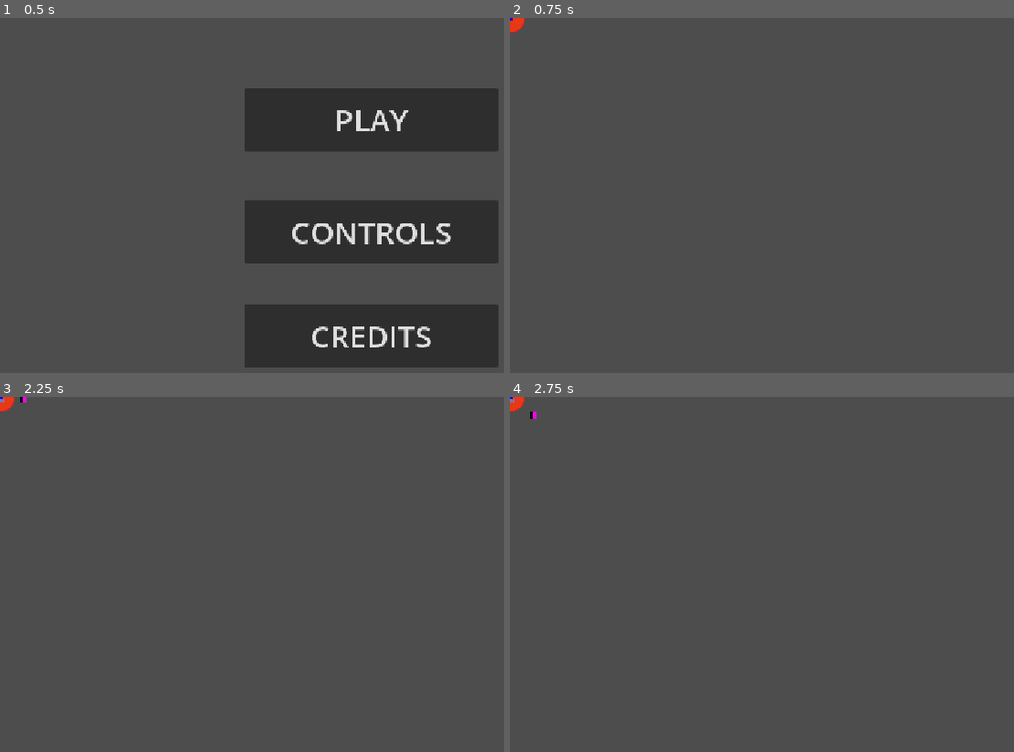
Above: before the commit, frames 1-4 (two rows, left to right).
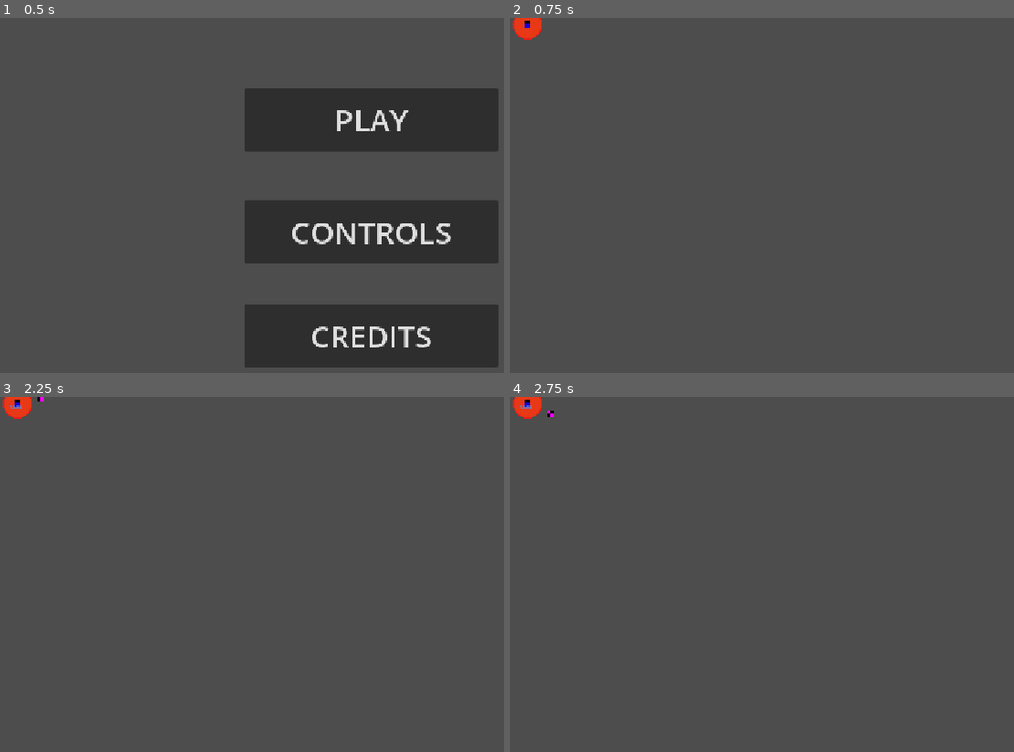
Above: after the commit, the same moments.

Repository: anqilique/GDGJam2-2025
Game: Godot game, scene res://Scenes/start_menu.tscn
The game is run twice, just before and just after one commit, with the same random seed, the same clock (stepped at 60 frames per second) and the same inputs.
Inputs (mouse positions are in pixels of both pictures, inside the frame that each line leads up to):
- Up to frame 1 (0.5 s): no input
- Up to frame 2 (0.75 s): click "PLAY" at 0.5 s
- Up to frame 3 (2.25 s): tap Enter at 1.25 s; move the mouse to (outside the picture) at 1.27 s; hold D (fire_cat_move_right) 1.28-2.03 s; click (outside the picture) at 1.35 s; tap Space (yarn_cat_pass_torch) at 2, 2.1 s; move the mouse to (216, 624) at 2.02 s; hold S (fire_cat_move_down) from 2.03 s (still down)
- Up to frame 4 (2.75 s): keep holding S (fire_cat_move_down)

Frame 1 is identical in both runs. In frame 2, 0.3% of the frame differs, in the area x 0-7%, y 0-7%; in frame 3, 0.3%; in frame 4, 0.3%, in the area x 0-9%, y 0-7%.
Error in both runs: Attempt to call function 'change_target' in base 'null instance' on a null instance. (res://Scripts/YarnCat/YarnCat.gd:43)

Commit message:
updated cat positions in main scene

Diff:
--- a/Scenes/main.tscn
+++ b/Scenes/main.tscn
@@ -7,7 +7,10 @@
 [node name="Main" type="Node2D"]
 
 [node name="FireCat" parent="." instance=ExtResource("2_bo1nx")]
+position = Vector2(27, -9)
 
 [node name="Shadow" parent="." instance=ExtResource("4_jjvhh")]
+position = Vector2(-14, 0)
 
 [node name="YarnCat" parent="." instance=ExtResource("3_8gbba")]
+position = Vector2(27, 10)
Not shown: 1 places in Scenes/main.tscn that only renumber resources
